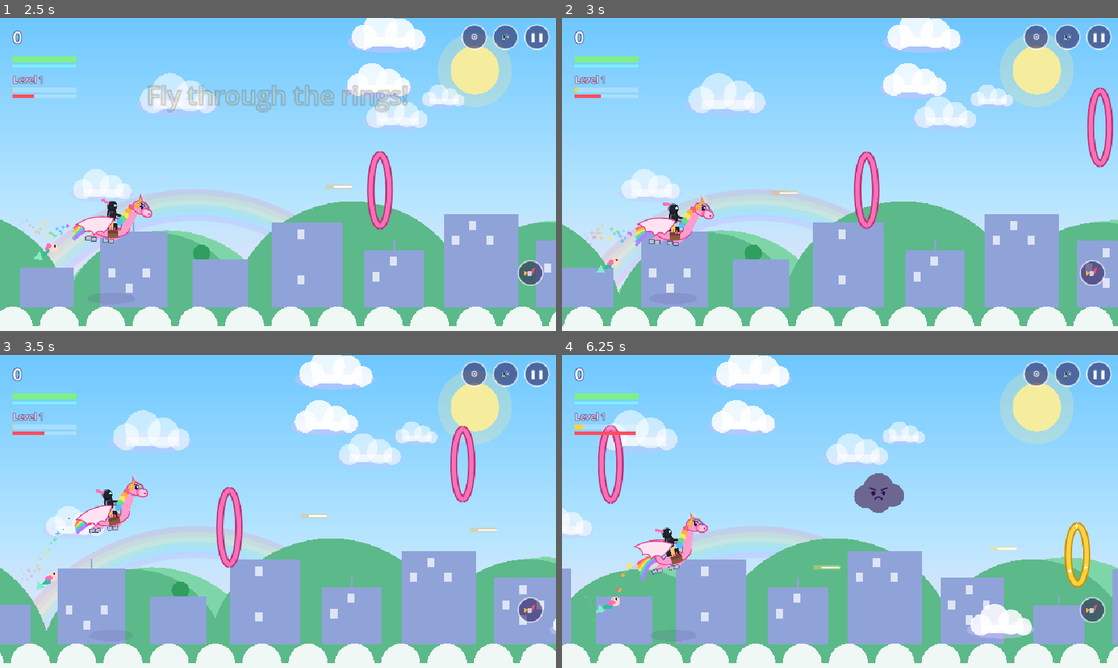
Above: before the commit, frames 1-4 (two rows, left to right).
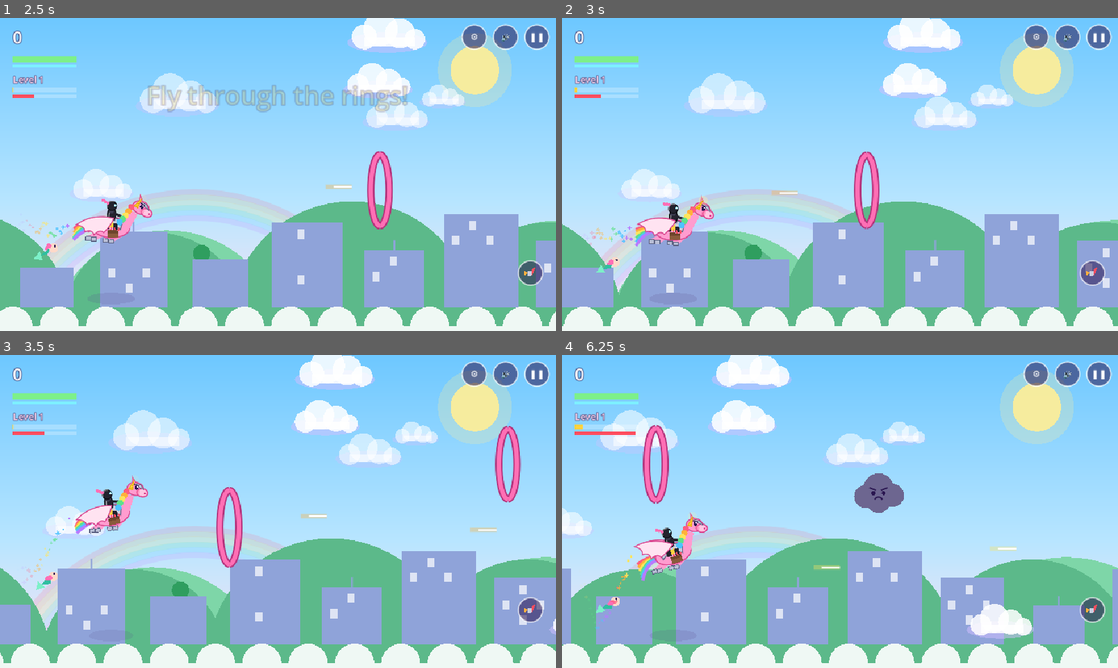
Above: after the commit, the same moments.

Repository: Dan8NOD/flying-unicorn
Game: Godot game, scene res://main.tscn
The game is run twice, just before and just after one commit, with the same random seed, the same clock (stepped at 60 frames per second) and the same inputs.
Inputs (mouse positions are in pixels of both pictures, inside the frame that each line leads up to):
- Up to frame 1 (2.5 s): tap Enter at 0.5 s; move the mouse to (400, 158) at 0.52 s; hold D (fly_right) 0.53-1.25 s; hold Space (fire) 0.53-1.25 s; click (400, 158) at 0.67 s; drag from (166, 190) to (250, 237) at 1.27 s; move the mouse to (333, 105) at 2.02 s; hold D (fly_right) from 2.03 s (still down); tap X at 2.1 s
- Up to frame 2 (3 s): release D (fly_right) at 2.75 s; drag from (812, 237) to (673, 127) at 2.77 s
- Up to frame 3 (3.5 s): no input
- Up to frame 4 (6.25 s): move the mouse to (1006, 558) at 3.52 s; hold A (fly_left) 3.53-4.25 s; tap Enter at 3.6 s; drag from (673, 464) to (756, 433) at 4.27 s; move the mouse to (867, 511) at 5.02 s; hold S (fly_down) 5.03-5.75 s; hold Space (fire) 5.03-5.75 s; click (867, 511) at 5.17 s; drag from (756, 433) to (728, 527) at 5.77 s

Frame 1 is identical in both runs. In frame 2, 0.8% of the frame differs, in the area x 7-100%, y 22-72%; in frame 3, 1.3%; in frame 4, 2.0%, in the area x 5-95%, y 22-88%.

Commit message:
Roomier sky: rings +20% apart, clouds -40%

Diff:
--- a/main.gd
+++ b/main.gd
@@ -754,11 +754,11 @@
 	if ring_timer <= 0:
 		if rings.size() < _ring_target():
 			_spawn_ring()
-		ring_timer = randf_range(1.25, 1.7) * (260 / speed) * 1.1
+		ring_timer = randf_range(1.25, 1.7) * (260 / speed) * 1.32
 	cloud_timer -= dt
 	if cloud_timer <= 0:
 		_spawn_cloud()
-		cloud_timer = randf_range(2.2, 4) / (0.8 + level * 0.2)
+		cloud_timer = randf_range(3.7, 6.7) / (0.8 + level * 0.2)
 	if hp < 70.0 and randf() < dt * 0.04 and pickups.is_empty():
 		var pk := Pickup.new()
 		pk.x = W + 40; pk.y = randf_range(90, H - 120); pk.phase = randf_range(0, 6)
@@ -1430,7 +1430,7 @@
 	if ring_timer <= 0:
 		if rings.size() < _ring_target():
 			_spawn_ring_top()
-		ring_timer = randf_range(1.25, 1.7) * (260 / speed) * 1.1
+		ring_timer = randf_range(1.25, 1.7) * (260 / speed) * 1.32
 	cloud_timer -= dt
 	if cloud_timer <= 0:
 		if _foe_count() >= _foe_cap():
@@ -1440,7 +1440,7 @@
 			c.x = randf_range(80, VW - 80); c.y = -90; c.phase = randf_range(0, 6)
 			_roll_cloud_kind(c)
 			clouds.append(c)
-			cloud_timer = randf_range(2.2, 4) / (0.8 + level * 0.2)
+			cloud_timer = randf_range(3.7, 6.7) / (0.8 + level * 0.2)
 	if hp < 70.0 and randf() < dt * 0.04 and pickups.is_empty():
 		var pk := Pickup.new()
 		pk.x = randf_range(90, VW - 90); pk.y = -50; pk.phase = randf_range(0, 6)
